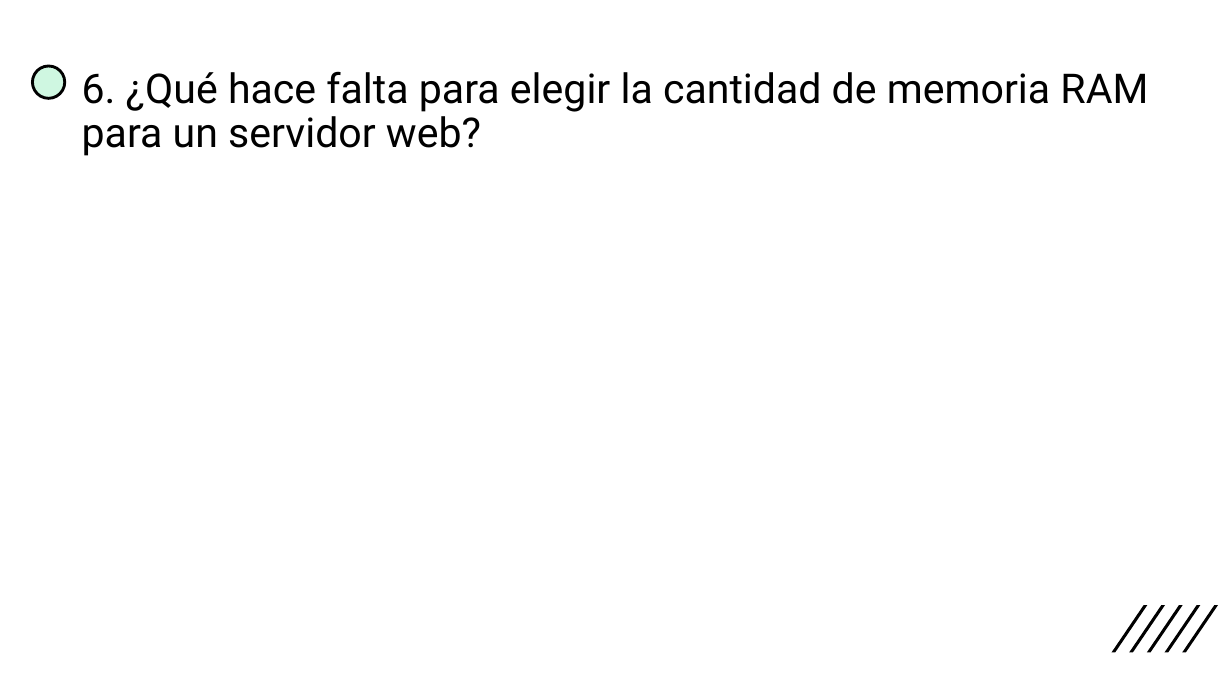
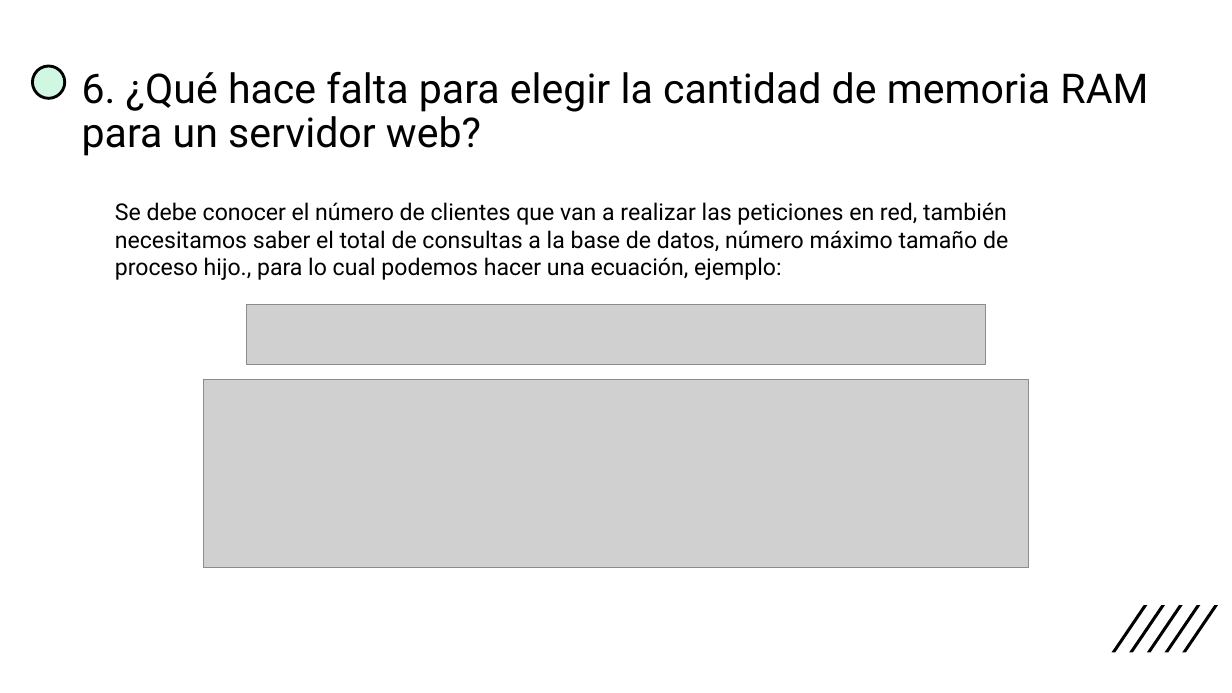
Before and after one commit to Davidjuajinoy/Caso-estudio-tarea-GRUPO-3, a slide deck: slide 8 of Entregables/9 infraestructura con rest/Preguntas.pptx. Drawn at 1232x693 pixels with LibreOffice and Linux fonts; fonts in the diff are those of the drawing; grey boxes stand for pictures. Boxes give left, top, right and bottom in pixels: in the first picture for what was removed or moved away, otherwise in the second. Text is boxed around its words. In the diff, an @@ line names an element or a change of style, - is before the commit and + after.

```diff
--- a/Entregables/9 infraestructura con rest/Preguntas.pptx
+++ b/Entregables/9 infraestructura con rest/Preguntas.pptx
@@ text added at (x1=115, y1=202, x2=1008, y2=280), 18 pt, text #000000 @@
+Se debe conocer el número de clientes que van a realizar las peticiones en red, también necesitamos saber el total de consultas a la base de datos, número máximo tamaño de proceso hijo., para lo cual podemos hacer una ecuación, ejemplo:
@@ picture added at (x1=247, y1=304, x2=986, y2=364) @@
@@ picture added at (x1=203, y1=380, x2=1030, y2=567) @@
```
Also in this commit, not shown: 1 other slide changed, 1 other file.
